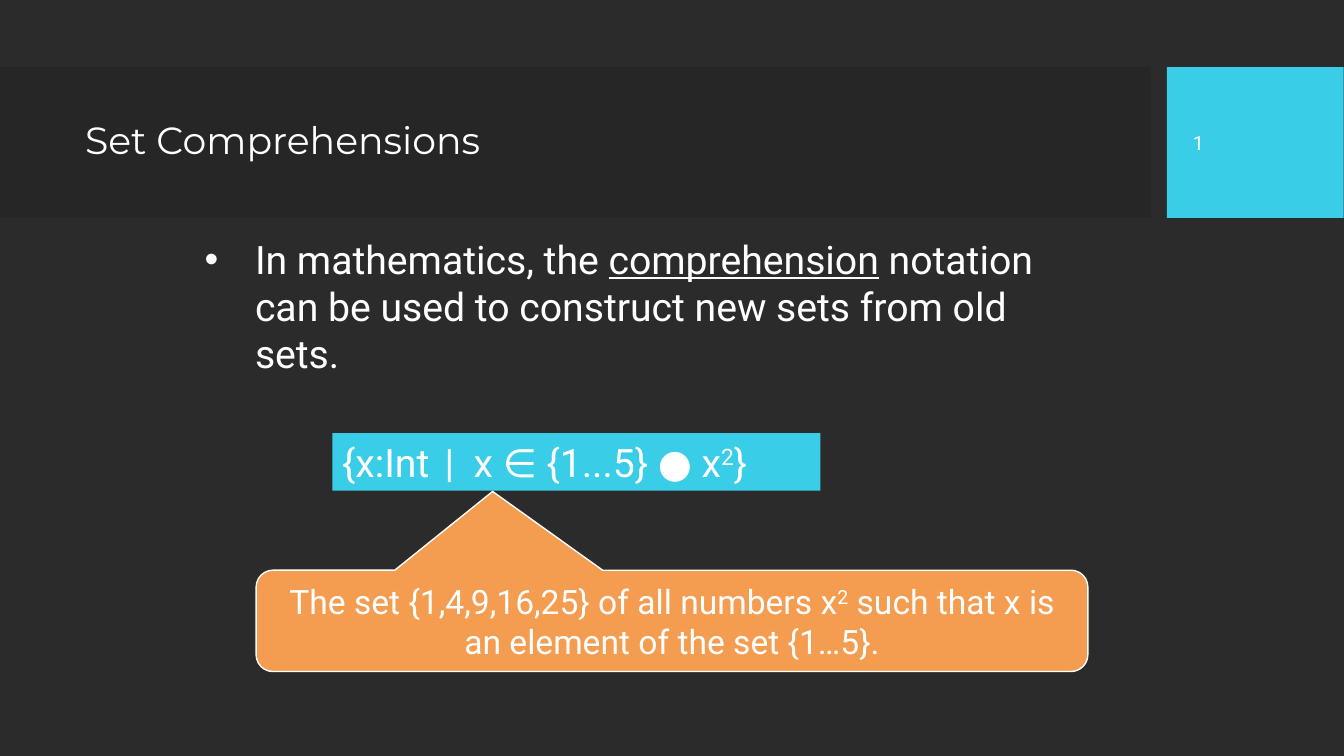
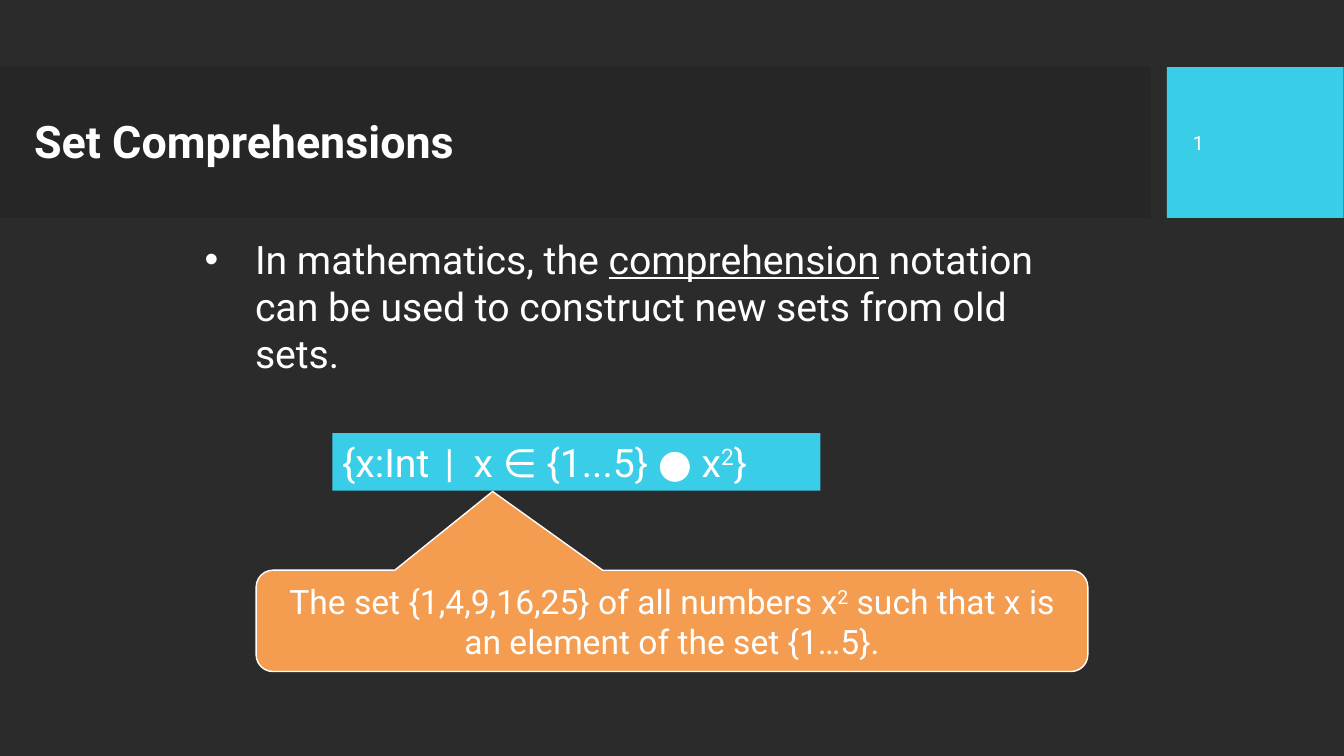
Before and after one commit to Fun-Prog-26/fun-prog-26, a slide deck: slide 2 of topic05-list-comprehensions/unit-05a-lectures/talk-1/a-list-comprehensions.pptx. Drawn at 1344x756 pixels with LibreOffice and Linux fonts; fonts in the diff are those of the drawing; background and template pictures are left out; a plain dark background stands for a picture behind light text. Boxes give left, top, right and bottom in pixels: in the first picture for what was removed or moved away, otherwise in the second. Text is boxed around its words. In the diff, an @@ line names an element or a change of style, - is before the commit and + after.

```diff
--- a/topic05-list-comprehensions/unit-05a-lectures/talk-1/a-list-comprehensions.pptx
+++ b/topic05-list-comprehensions/unit-05a-lectures/talk-1/a-list-comprehensions.pptx
@@ title "Set Comprehensions": place and size @@
-title "Set Comprehensions" at [85,126,480,162]
+title "Set Comprehensions" at [34,124,454,167]
@@ title "Set Comprehensions" at [34,124,454,167]: size 27 to 32 pt, font Montserrat to Roboto, bold on @@
```
Also in this commit, not shown: 19 other slides changed, 17 other files.
